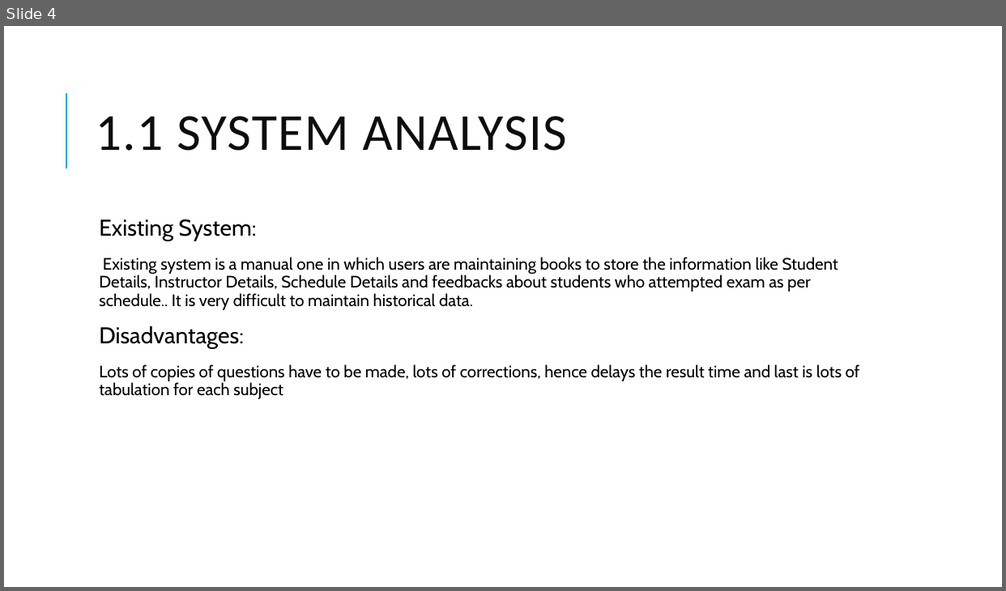
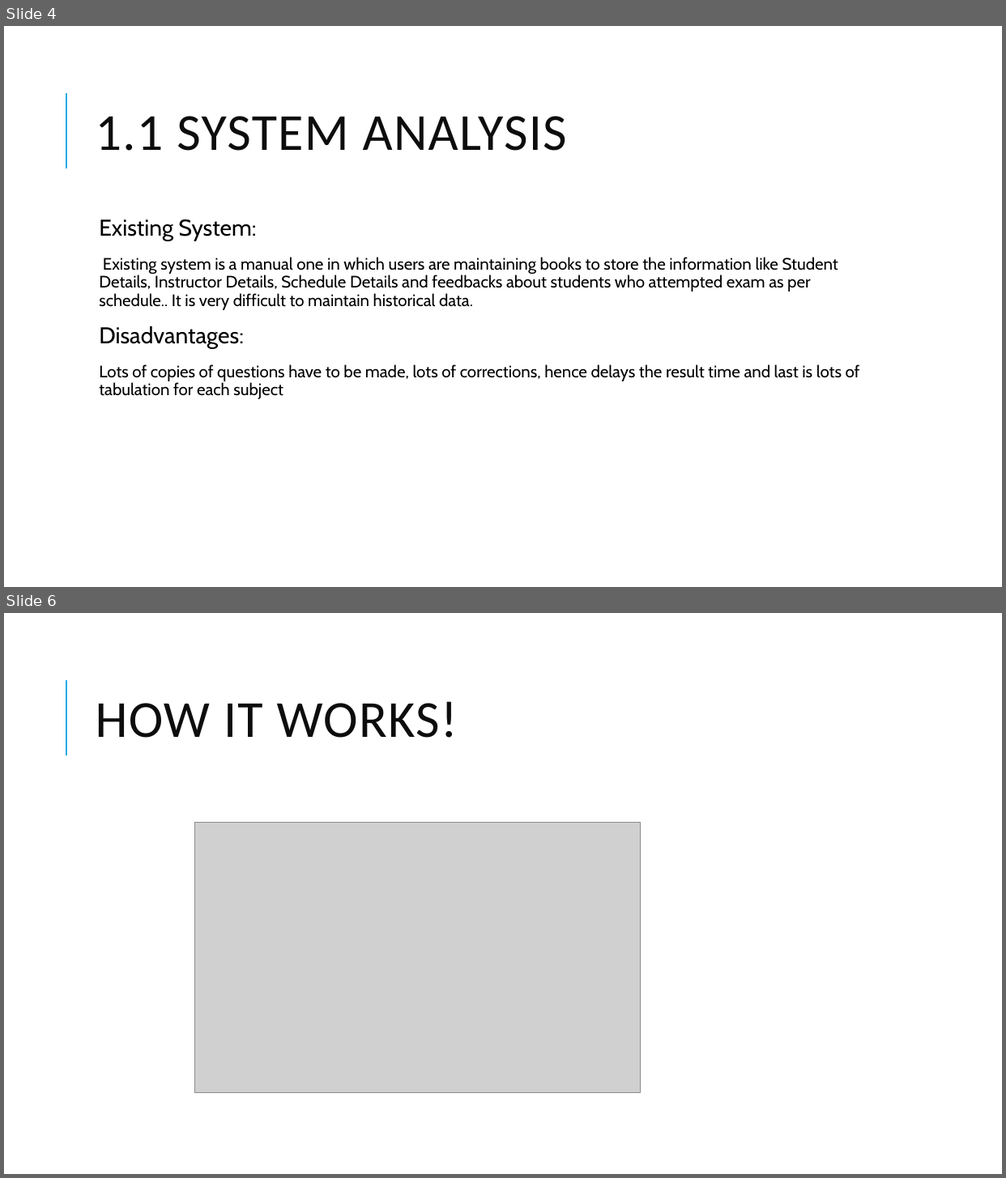
Before and after one commit to adarshdwivedi123/projectchecking, a slide deck: Project Presentation.pptx. Shown one above the other, each under a label of ours: slide 4 before the commit, slides 4 and 6 after it; the slides between them are not shown. The pictures are 1006x591 and 1006x1178 pixels, drawn with LibreOffice and Linux fonts; fonts in the diff are those of the drawing; grey boxes stand for pictures. Boxes give left, top, right and bottom in pixels: in the first picture for what was removed or moved away, otherwise in the second. Text is boxed around its words. In the diff, an @@ line names an element or a change of style, - is before the commit and + after.

```diff
--- a/Project Presentation.pptx
+++ b/Project Presentation.pptx
@@ slide 6 added at bbox=[4, 613, 1002, 1174], background #FFFFFF; not listed: 1 template element that a slide beside it also shows @@
@@ title added at bbox=[96, 701, 458, 738], 50 pt, text #0D0D0D @@
+HOW IT WORKS!
@@ picture added at bbox=[195, 823, 641, 1093] @@
```
Also in this commit, not shown: 1 slide changed, 4 other slides added.
